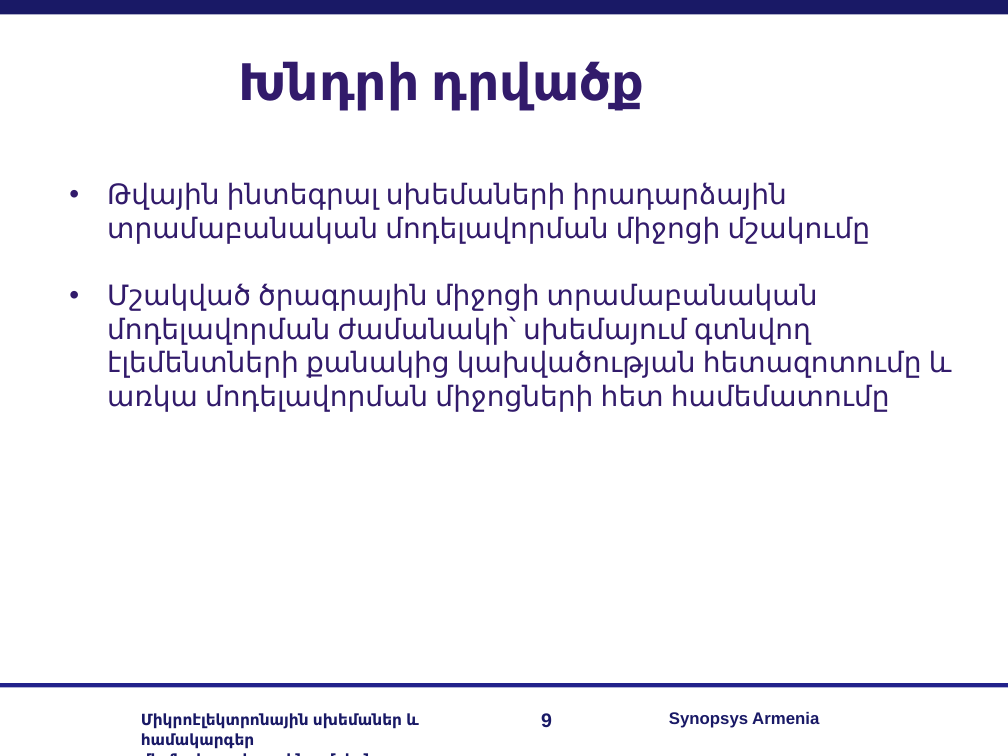
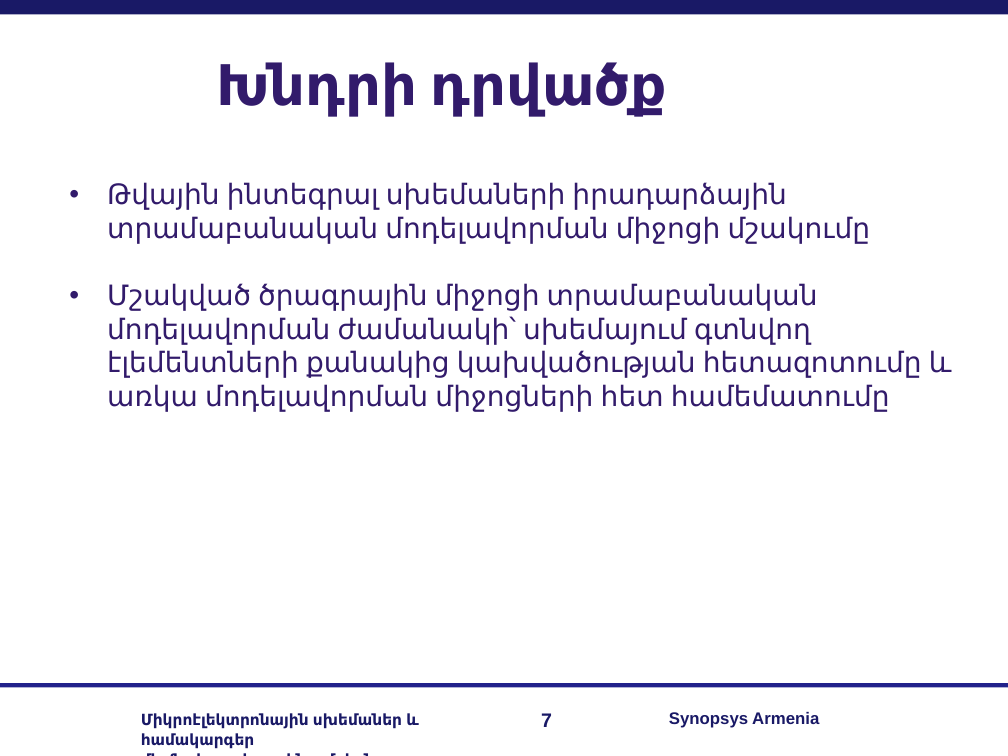
Before and after one commit to RazKarapetyan/Master_thesis, a slide deck: slide 7 of My real work/my_master_slides.ppt (slide 9 before the commit). Drawn at 1008x756 pixels with LibreOffice and Linux fonts; fonts in the diff are those of the drawing; background and template pictures are left out. Boxes give left, top, right and bottom in pixels: in the first picture for what was removed or moved away, otherwise in the second. Text is boxed around its words. In the diff, an @@ line names an element or a change of style, - is before the commit and + after.

```diff
--- a/My real work/my_master_slides.ppt
+++ b/My real work/my_master_slides.ppt
@@ text "Խնդրի դրվածք": place and size @@
-text "Խնդրի դրվածք" at box(238, 61, 644, 111)
+text "Խնդրի դրվածք" at box(216, 62, 667, 117)
@@ text "Խնդրի դրվածք" at box(216, 62, 667, 117): size 36 to 40 pt @@
@@ page number at box(541, 713, 552, 727): text changed @@
-9
+7
```
Also in this commit, not shown: 12 other slides changed, 1 slide added, 4 slides removed, 1 other file.
